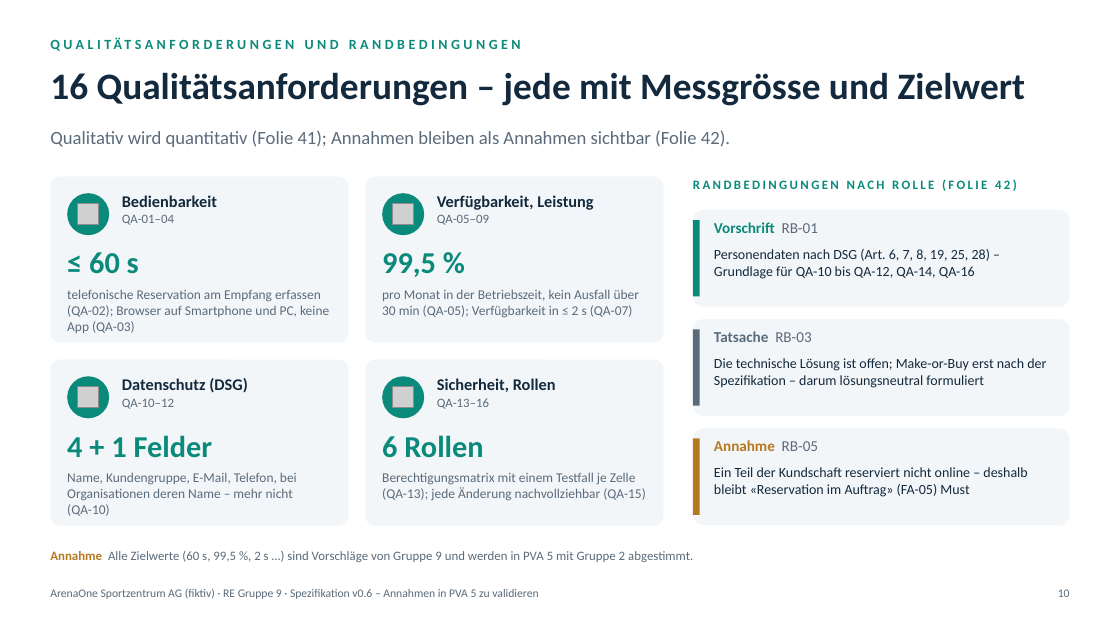
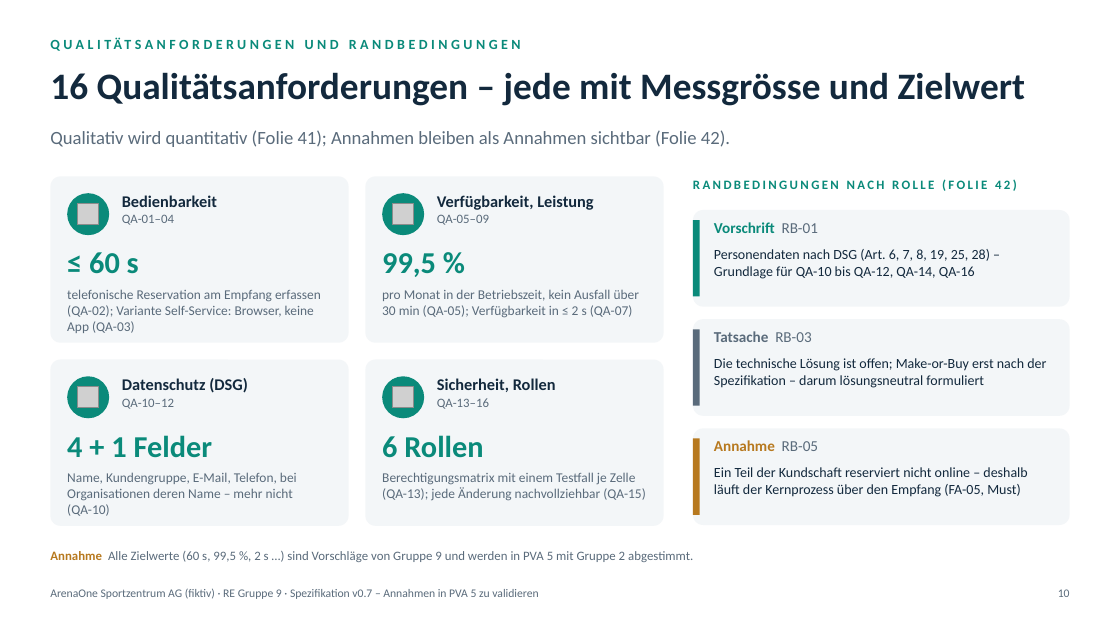
Before and after one commit to gotazlib/abgaben, a slide deck: slide 10 of requirements-engineering/re-arenaone/praesentation-pva9-10/RE_ArenaOne_Loesung.pptx. Drawn at 1120x630 pixels with LibreOffice and Linux fonts; fonts in the diff are those of the drawing; grey boxes stand for pictures. Boxes give left, top, right and bottom in pixels: in the first picture for what was removed or moved away, otherwise in the second. Text is boxed around its words. In the diff, an @@ line names an element or a change of style, - is before the commit and + after.

Commit message:
Requirements Engineering: ArenaOne Spezifikation v0.7 (Kernprozess ohne Self-Service), Leitfaden mit Muss-Fragen, Bestätigungsliste

```diff
--- a/requirements-engineering/re-arenaone/praesentation-pva9-10/RE_ArenaOne_Loesung.pptx
+++ b/requirements-engineering/re-arenaone/praesentation-pva9-10/RE_ArenaOne_Loesung.pptx
@@ text at [67, 289, 321, 333]: text changed @@
-telefonische Reservation am Empfang erfassen (QA-02); Browser auf Smartphone und PC, keine App (QA-03)
+telefonische Reservation am Empfang erfassen (QA-02); Variante Self-Service: Browser, keine App (QA-03)
@@ text at [714, 467, 1027, 497]: text changed @@
-Ein Teil der Kundschaft reserviert nicht online – deshalb bleibt «Reservation im Auftrag» (FA-05) Must
+Ein Teil der Kundschaft reserviert nicht online – deshalb läuft der Kernprozess über den Empfang (FA-05, Must)
@@ text at [50, 588, 538, 599]: text changed @@
-ArenaOne Sportzentrum AG (fiktiv) · RE Gruppe 9 · Spezifikation v0.6 – Annahmen in PVA 5 zu validieren
+ArenaOne Sportzentrum AG (fiktiv) · RE Gruppe 9 · Spezifikation v0.7 – Annahmen in PVA 5 zu validieren
```
Also in this commit, not shown: 24 other slides changed, 44 other files.
